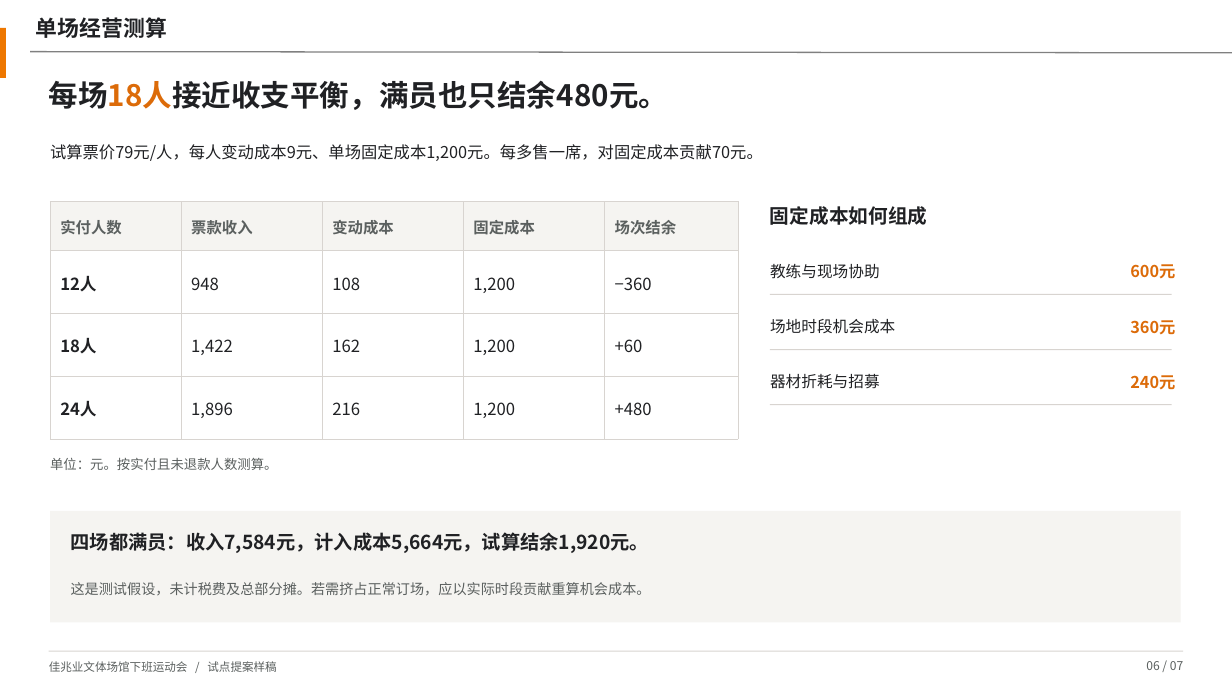
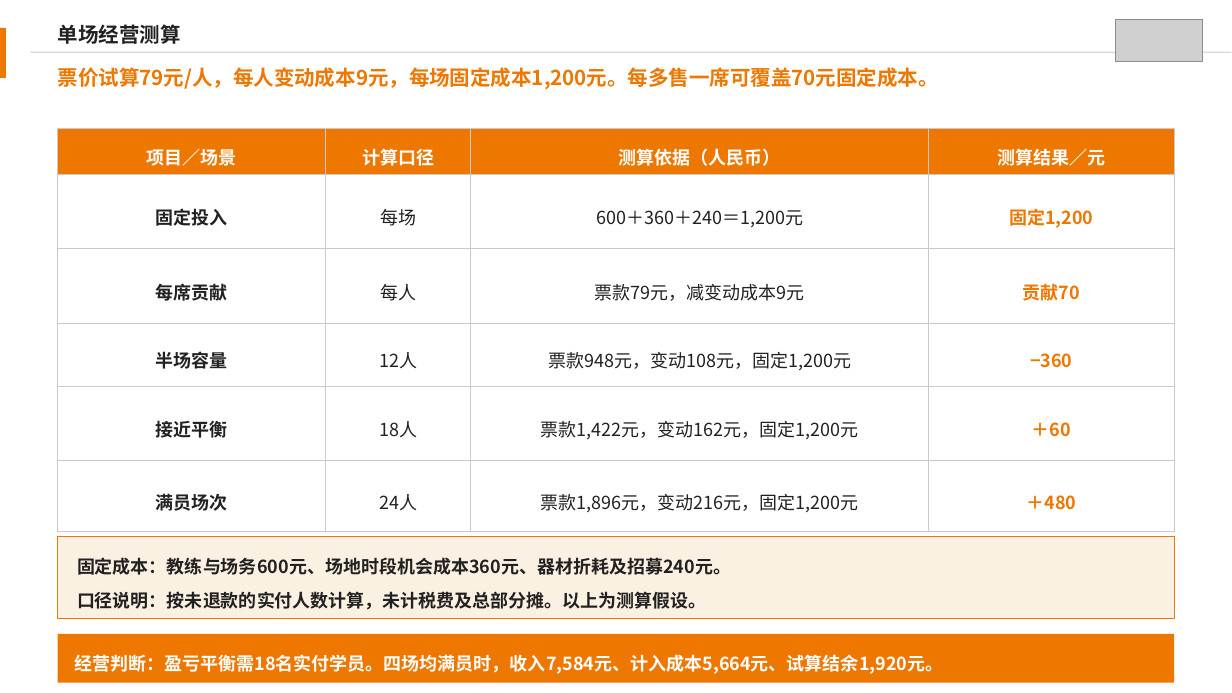
Before and after one commit to 2503668375-boop/kaisa-ppt-skill, a slide deck: slide 6 of demo/after-work-games.pptx. Drawn at 1232x693 pixels with LibreOffice and Linux fonts; fonts in the diff are those of the drawing; grey boxes stand for pictures; background and template pictures are left out. Boxes give left, top, right and bottom in pixels: in the first picture for what was removed or moved away, otherwise in the second. Text is boxed around its words. In the diff, an @@ line names an element or a change of style, - is before the commit and + after.

```diff
--- a/demo/after-work-games.pptx
+++ b/demo/after-work-games.pptx
@@ text "单场经营测算": place and size @@
-text "单场经营测算" at <box>36,17,167,38</box>
+text "单场经营测算" at <box>58,24,181,44</box>
@@ text "单场经营测算" at <box>58,24,181,44</box>: size 17 to 16 pt, text colour #202124 to #212121; line spacing 1.12 to 1.2; vertical alignment top to middle @@
@@ picture added at <box>1116,19,1203,62</box> @@
@@ line removed from (30, 52) to (1232, 53) @@
@@ rectangle added at <box>30,52,1232,53</box>, fill #D9D9D9 @@
@@ text removed at <box>49,81,668,110</box> @@
-每场18人接近收支平衡，满员也只结余480元。
@@ text at <box>58,67,939,89</box>: text changed; size 12.7 to 16 pt; text colour #202124 to #EE7700; bold on @@
-试算票价79元/人，每人变动成本9元、单场固定成本1,200元。每多售一席，对固定成本贡献70元。
+票价试算79元/人，每人变动成本9元，每场固定成本1,200元。每多售一席可覆盖70元固定成本。
@@ table added at <box>57,128,1174,522</box>, 6 rows, 4 columns @@
+项目／场景 | 计算口径 | 测算依据（人民币） | 测算结果／元
+固定投入 | 每场 | 600＋360＋240＝1,200元 | 固定1,200
+每席贡献 | 每人 | 票款79元，减变动成本9元 | 贡献70
+半场容量 | 12人 | 票款948元，变动108元，固定1,200元 | −360
+接近平衡 | 18人 | 票款1,422元，变动162元，固定1,200元 | ＋60
+满员场次 | 24人 | 票款1,896元，变动216元，固定1,200元 | ＋480
@@ table removed at <box>50,201,738,439</box>, 4 rows, 5 columns @@
-实付人数 | 票款收入 | 变动成本 | 固定成本 | 场次结余
-12人 | 948 | 108 | 1,200 | −360
-18人 | 1,422 | 162 | 1,200 | +60
-24人 | 1,896 | 216 | 1,200 | +480
@@ text removed at <box>770,206,928,225</box> @@
-固定成本如何组成
@@ text removed at <box>770,264,880,279</box> @@
-教练与现场协助
@@ text removed at <box>1130,264,1175,279</box> @@
-600元
@@ rectangle removed at <box>770,294,1172,295</box> @@
@@ text removed at <box>770,319,895,334</box> @@
-场地时段机会成本
@@ text removed at <box>1130,320,1175,335</box> @@
-360元
@@ rectangle removed at <box>770,349,1172,350</box> @@
@@ text removed at <box>770,374,880,389</box> @@
-器材折耗与招募
@@ text removed at <box>1130,375,1175,390</box> @@
-240元
@@ rectangle removed at <box>770,405,1172,406</box> @@
@@ text removed at <box>50,458,278,470</box> @@
-单位：元。按实付且未退款人数测算。
@@ rectangle: place and size @@
-rectangle at <box>50,511,1181,623</box>
+rectangle at <box>57,537,1174,619</box>
@@ rectangle at <box>57,537,1174,619</box>: fill #F5F4F1 to #FBF1E3; outline none to #EE7700 0.75 pt @@
@@ text "固定成本：教练与场务600元、场地时段机会成本360元、器材折耗及招募240元。" at <box>77,557,731,610</box>: vertical alignment top to middle @@
@@ text at <box>77,557,731,610</box>: text changed; size 11 to 14 pt; text colour #5B605F to #212121; bold on @@
-这是测试假设，未计税费及总部分摊。若需挤占正常订场，应以实际时段贡献重算机会成本。
+固定成本：教练与场务600元、场地时段机会成本360元、器材折耗及招募240元。
+口径说明：按未退款的实付人数计算，未计税费及总部分摊。以上为测算假设。
@@ rectangle: place and size @@
-rectangle at <box>49,651,1184,652</box>
+rectangle at <box>57,634,1174,683</box>
@@ rectangle at <box>57,634,1174,683</box>: fill #D8D4D0 to #EE7700 @@
@@ text at <box>74,654,943,674</box>: text changed; size 15 to 14 pt; text colour #202124 to #FFFFFF @@
-四场都满员：收入7,584元，计入成本5,664元，试算结余1,920元。
+经营判断：盈亏平衡需18名实付学员。四场均满员时，收入7,584元、计入成本5,664元、试算结余1,920元。
@@ text "经营判断：盈亏平衡需18名实付学员。四场均满员时，收入7,584元、计入成本5,664元、试算结余1,920元。" at <box>74,654,943,674</box>: vertical alignment top to middle @@
@@ text removed at <box>49,661,276,672</box> @@
-佳兆业文体场馆下班运动会 / 试点提案样稿
@@ text removed at <box>1146,661,1183,670</box> @@
-06 / 07
```
Also in this commit, not shown: 4 other slides changed, 2 slides added, 2 slides removed, 13 other files.
